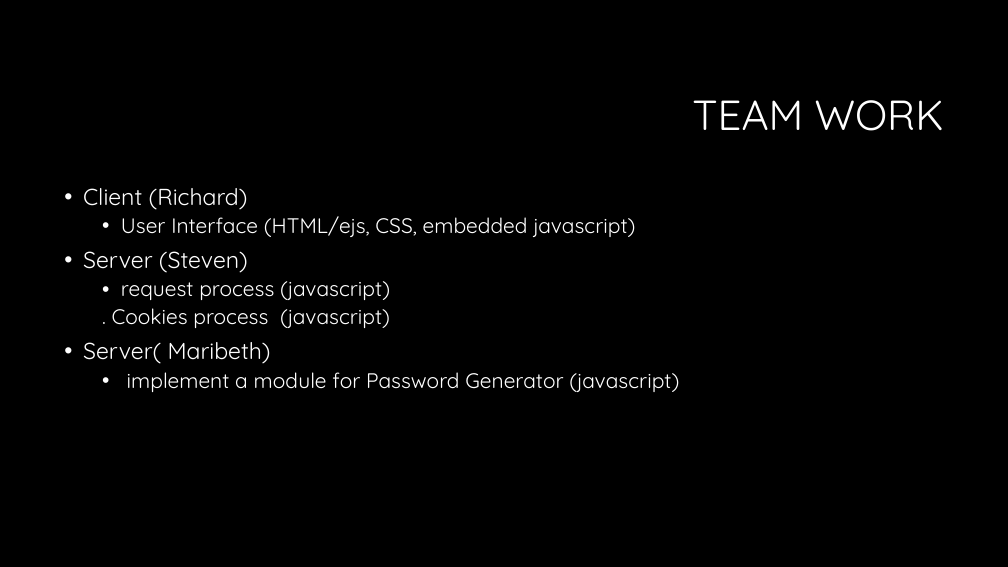
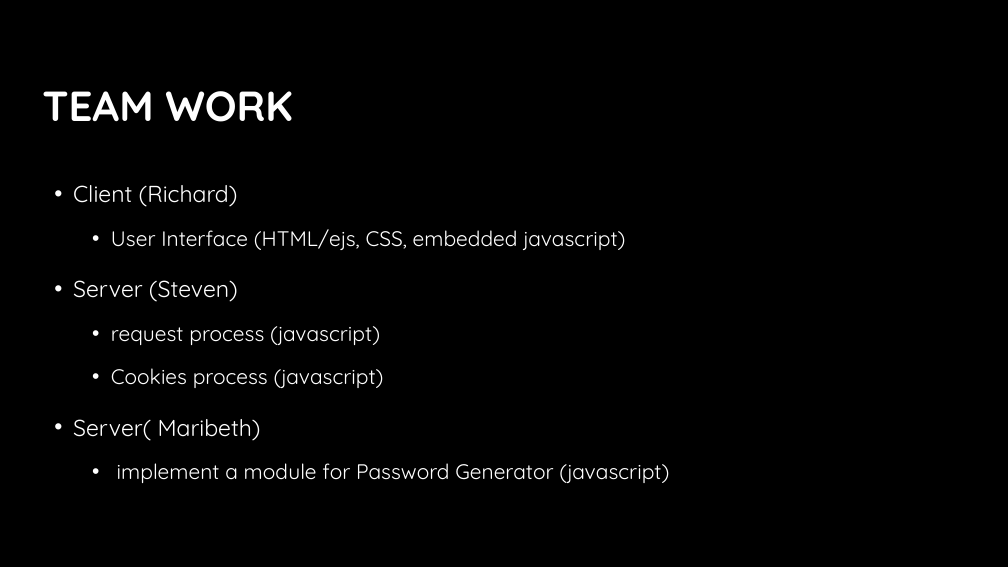
Before and after one commit to Steven-lei/Password-Generator, a slide deck: slide 13 of document/Presentation Password Generator.pptx (slide 12 before the commit). Drawn at 1008x567 pixels with LibreOffice and Linux fonts; fonts in the diff are those of the drawing; background and template pictures are left out. Boxes give left, top, right and bottom in pixels: in the first picture for what was removed or moved away, otherwise in the second. Text is boxed around its words. In the diff, an @@ line names an element or a change of style, - is before the commit and + after.

```diff
--- a/document/Presentation Password Generator.pptx
+++ b/document/Presentation Password Generator.pptx
@@ title "TEAM WORK": place and size @@
-title "TEAM WORK" at box(692, 100, 944, 131)
+title "TEAM WORK" at box(42, 91, 293, 122)
@@ title "TEAM WORK" at box(42, 91, 293, 122): bold on; alignment right to left @@
@@ text "Client (Richard)": place and size @@
-text "Client (Richard)" at box(83, 188, 679, 392)
+text "Client (Richard)" at box(73, 185, 669, 483)
@@ text at box(73, 185, 669, 483): line spacing 0.9 to 1.5 @@
@@ text at box(111, 368, 384, 388): text changed @@
-  . Cookies process (javascript)
+  • Cookies process (javascript)
```
Also in this commit, not shown: 12 other slides changed, 1 slide added.
